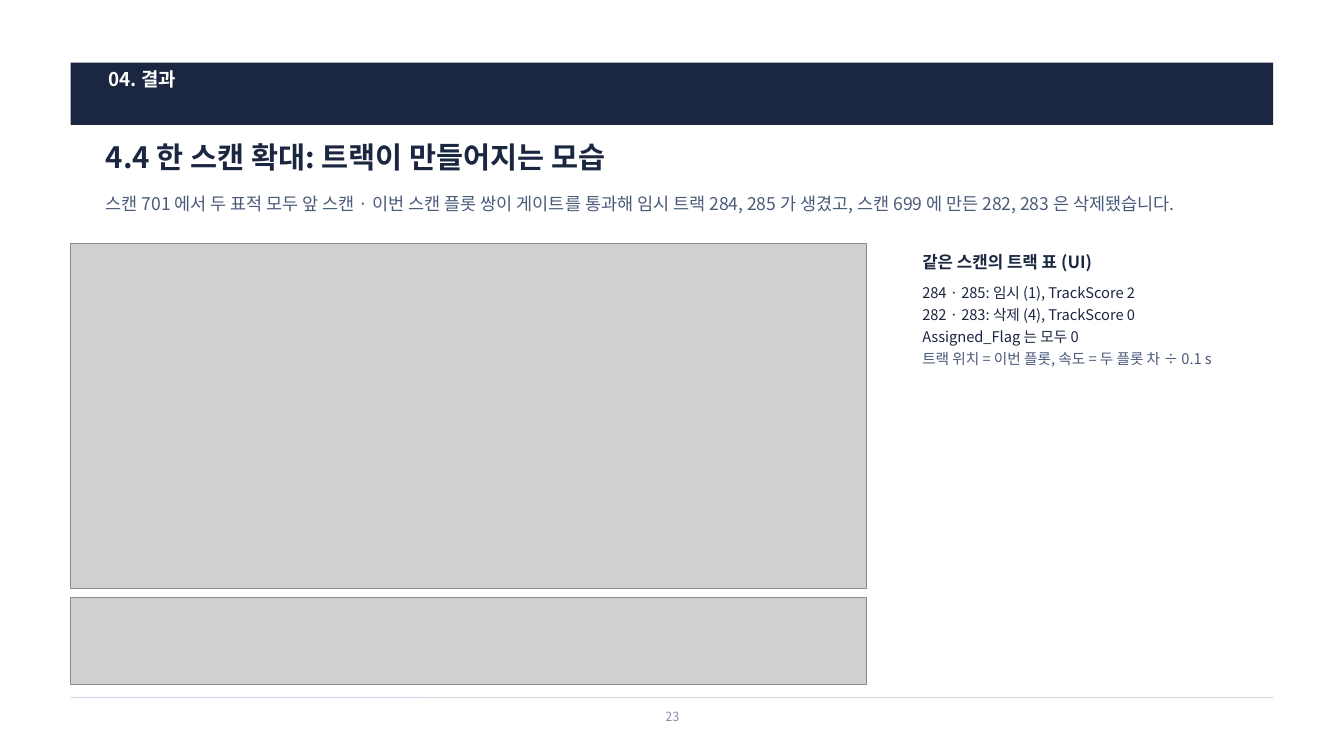
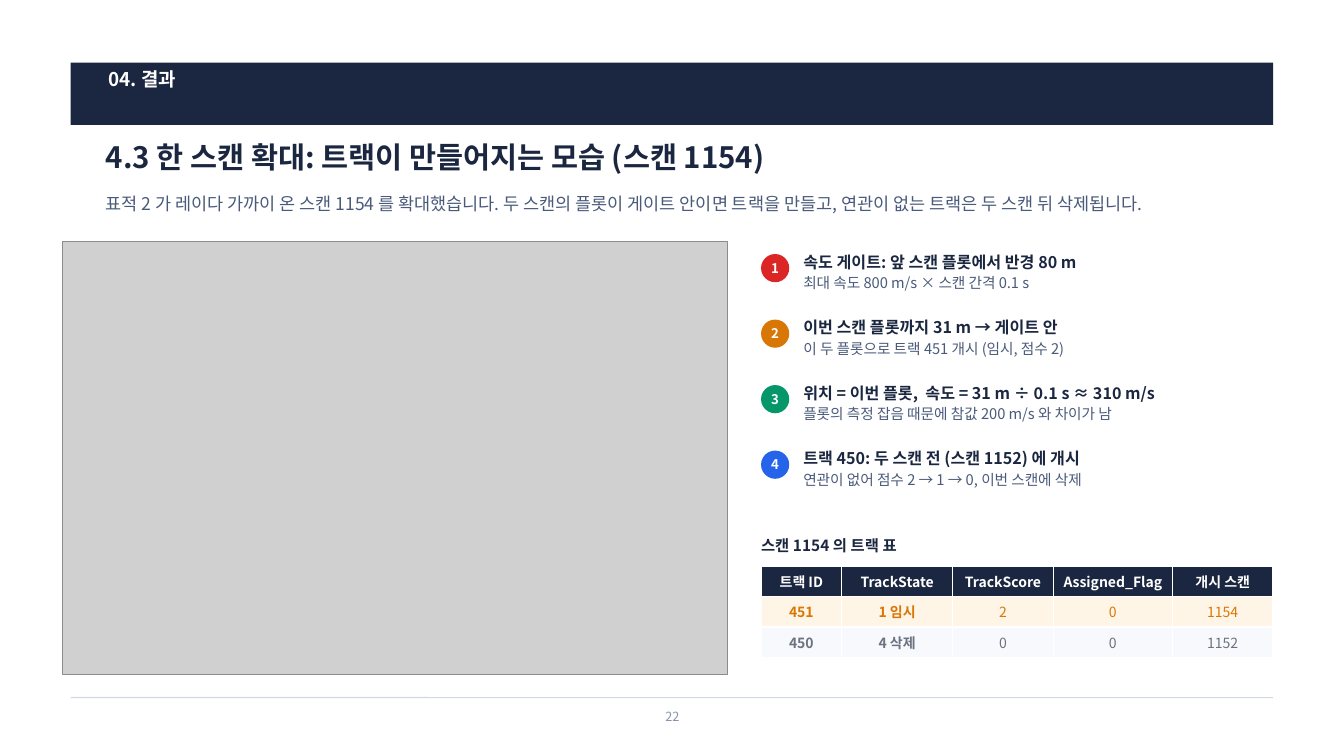
Before and after one commit to harley-hwan/radar-sw-study, a slide deck: slide 22 of Part5_Track_Init_Mgmt/ref/산출물/Chapter5_TrackInitMgmt.pptx (slide 23 before the commit). Drawn at 1344x756 pixels with LibreOffice and Linux fonts; fonts in the diff are those of the drawing; grey boxes stand for pictures. Boxes give left, top, right and bottom in pixels: in the first picture for what was removed or moved away, otherwise in the second. Text is boxed around its words. In the diff, an @@ line names an element or a change of style, - is before the commit and + after.

```diff
--- a/Part5_Track_Init_Mgmt/ref/산출물/Chapter5_TrackInitMgmt.pptx
+++ b/Part5_Track_Init_Mgmt/ref/산출물/Chapter5_TrackInitMgmt.pptx
@@ title at <box>106,143,765,174</box>: text changed @@
-4.4 한 스캔 확대: 트랙이 만들어지는 모습
+4.3 한 스캔 확대: 트랙이 만들어지는 모습 (스캔 1154)
@@ text at <box>106,195,1143,213</box>: text changed @@
-스캔 701 에서 두 표적 모두 앞 스캔 · 이번 스캔 플롯 쌍이 게이트를 통과해 임시 트랙 284, 285 가 생겼고, 스캔 699 에 만든 282, 283 은 삭제됐습니다.
+표적 2 가 레이다 가까이 온 스캔 1154 를 확대했습니다. 두 스캔의 플롯이 게이트 안이면 트랙을 만들고, 연관이 없는 트랙은 두 스캔 뒤 삭제됩니다.
@@ picture: place and size @@
-picture at <box>71,244,867,589</box>
+picture at <box>63,242,728,675</box>
@@ ellipse added at <box>761,254,789,282</box>, fill #DC2626, 9.5 pt, text #FFFFFF, bold @@
+1
@@ text at <box>803,254,1077,291</box>: text changed; text colour #1B2740 to #4A5A7A @@
-284 · 285: 임시 (1), TrackScore 2
-282 · 283: 삭제 (4), TrackScore 0
-Assigned_Flag 는 모두 0
-트랙 위치 = 이번 플롯, 속도 = 두 플롯 차 ÷ 0.1 s
+속도 게이트: 앞 스캔 플롯에서 반경 80 m
+최대 속도 800 m/s × 스캔 간격 0.1 s
@@ ellipse added at <box>761,320,789,348</box>, fill #D97706, 9.5 pt, text #FFFFFF, bold @@
+2
@@ text added at <box>803,319,1064,357</box>, 10.5 pt, text #4A5A7A @@
+이번 스캔 플롯까지 31 m → 게이트 안
+이 두 플롯으로 트랙 451 개시 (임시, 점수 2)
@@ ellipse added at <box>761,385,789,413</box>, fill #059669, 9.5 pt, text #FFFFFF, bold @@
+3
@@ text added at <box>803,385,1155,422</box>, 11.5 pt, text #1B2740, bold @@
+위치 = 이번 플롯, 속도 = 31 m ÷ 0.1 s ≈ 310 m/s
+플롯의 측정 잡음 때문에 참값 200 m/s 와 차이가 남
@@ ellipse added at <box>761,451,789,479</box>, fill #2563EB, 9.5 pt, text #FFFFFF, bold @@
+4
@@ text added at <box>803,450,1082,488</box>, 11.5 pt, text #1B2740, bold @@
+트랙 450: 두 스캔 전 (스캔 1152) 에 개시
+연관이 없어 점수 2 → 1 → 0, 이번 스캔에 삭제
@@ text at <box>761,538,897,553</box>: text changed; size 12 to 11 pt @@
-같은 스캔의 트랙 표 (UI)
+스캔 1154 의 트랙 표
@@ table added at <box>761,567,1273,657</box>, 3 rows, 5 columns @@
+트랙 ID | TrackState | TrackScore | Assigned_Flag | 개시 스캔
+451 | 1 임시 | 2 | 0 | 1154
+450 | 4 삭제 | 0 | 0 | 1152
@@ picture removed at <box>71,598,867,685</box> @@
```
Also in this commit, not shown: 9 other slides changed, 1 slide added, 1 slide removed, 13 other files.
